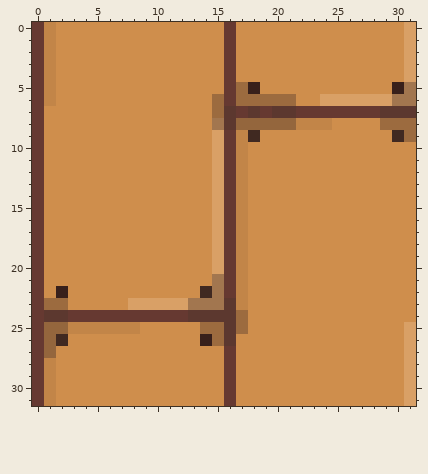
Pixel-art file -- assets/tiles/floor_light_dirt.aseprite. Above is the file before it was changed.
32x32 pixels, 1 frame.
The same view after the edit:
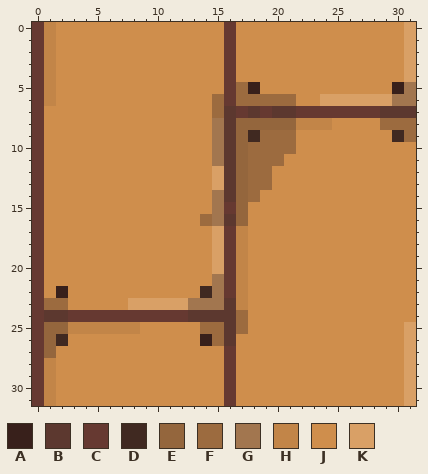
Palette (. is transparent): A #38201b  B #5c382f  C #663931  D #402921  E #94663d  F #9c6b3f  G #a2764f  H #c28548  J #cf8e4c  K #d9a066
Difference:
Layer "Grime":
The author changed colour C to colour B in rows 9 to 14 at x 16; in row 16 at x 16.
The author changed colour H to colour E in rows 9 to 16 at x 17.
The author changed colour J to colour F in row 9 at x 19 to 21; in row 10 at x 18 to 21; in row 11 at x 18 to 20; in rows 12 to 13 at x 18 to 19; in row 14 at x 18; in row 16 at x 14.
The author changed colour K to colour G in rows 9 to 11 at x 15; in rows 14 to 16 at x 15.
